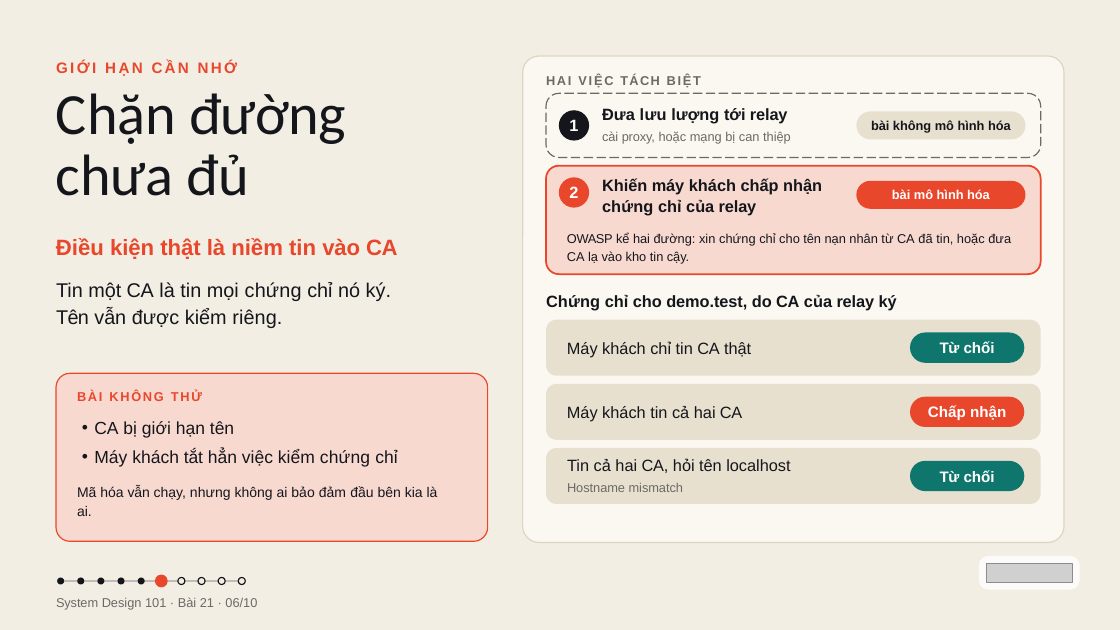
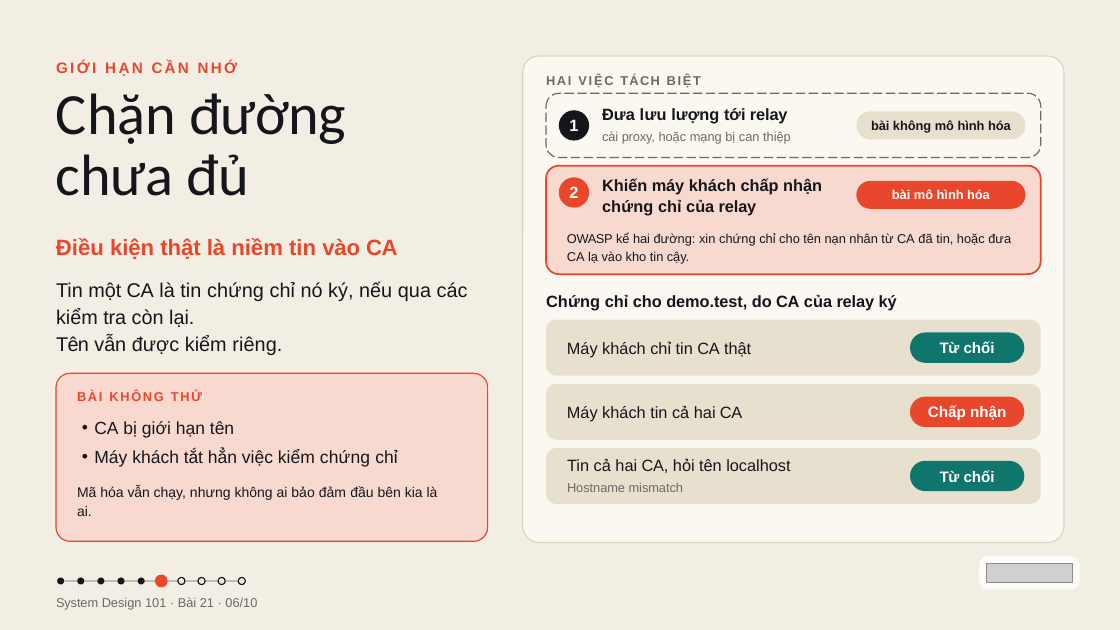
Before and after one commit to vohoailinh90/tool-marketing-studio, a slide deck: slide 6 of system-design-101/vi/lessons/sd-14-021/slides/sd-14-021.pptx. Drawn at 1120x630 pixels with LibreOffice and Linux fonts; fonts in the diff are those of the drawing; grey boxes stand for pictures. Boxes give left, top, right and bottom in pixels: in the first picture for what was removed or moved away, otherwise in the second. Text is boxed around its words. In the diff, an @@ line names an element or a change of style, - is before the commit and + after.

```diff
--- a/system-design-101/vi/lessons/sd-14-021/slides/sd-14-021.pptx
+++ b/system-design-101/vi/lessons/sd-14-021/slides/sd-14-021.pptx
@@ text at (56,282,468,327): text changed @@
-Tin một CA là tin mọi chứng chỉ nó ký.
+Tin một CA là tin chứng chỉ nó ký, nếu qua các kiểm tra còn lại.
```
